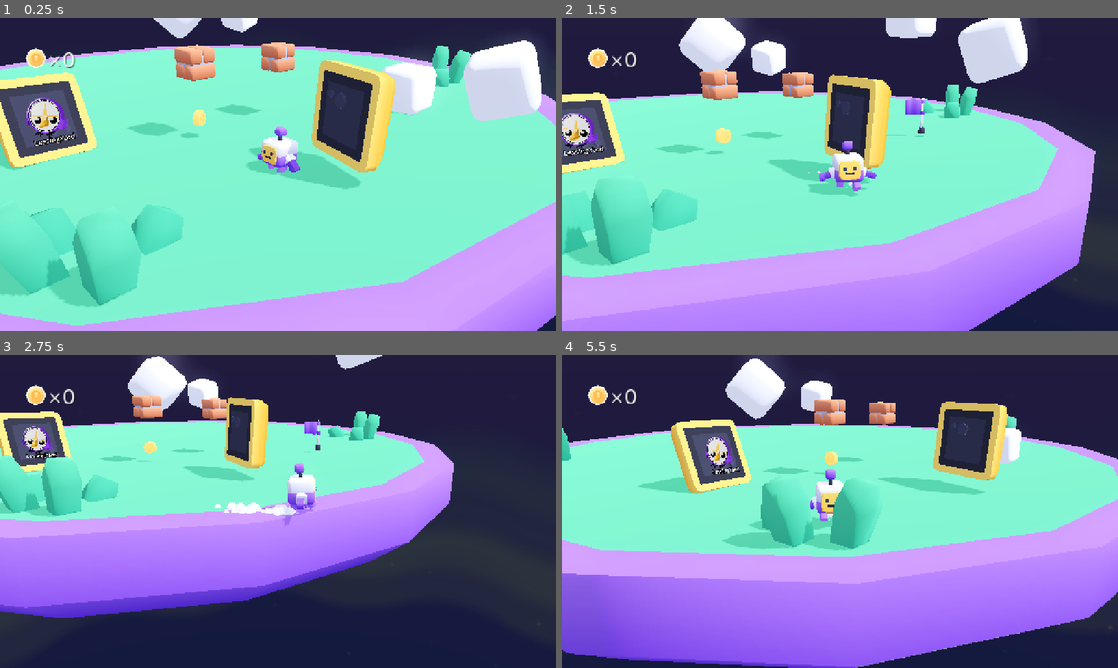
Above: before the commit, frames 1-4 (two rows, left to right).
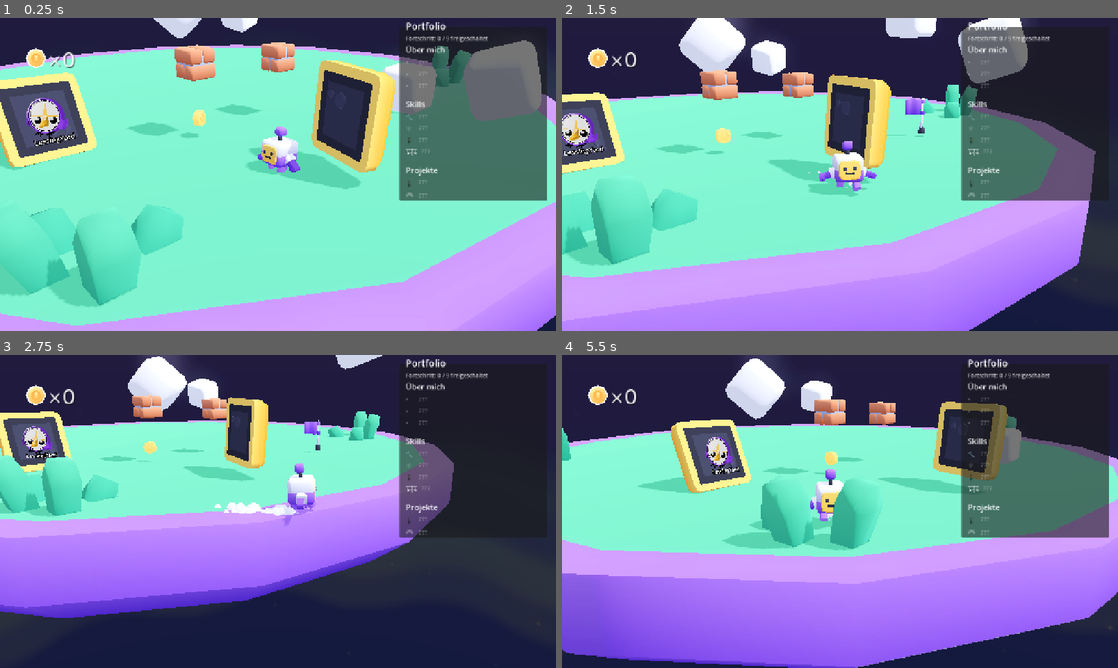
Above: after the commit, the same moments.

Repository: PietB0X/godot_portfolio
Game: Godot game, scene res://scenes/main.tscn
The game is run twice, just before and just after one commit, with the same random seed, the same clock (stepped at 60 frames per second) and the same inputs.
Inputs:
- Up to frame 1 (0.25 s): no input
- Up to frame 2 (1.5 s): tap Enter (ui_accept) at 0.5 s; hold D (move_right) 0.53-1.28 s; tap Down (camera_down) at 0.6 s; tap Space (jump) at 0.77 s; hold S (move_back) from 1.28 s (still down); tap Left (camera_left) at 1.35 s
- Up to frame 3 (2.75 s): tap Space (jump) at 1.52 s; release S (move_back) at 2.03 s; hold D (move_right) from 2.03 s (still down); tap Right (camera_right) at 2.1 s
- Up to frame 4 (5.5 s): release D (move_right) at 2.78 s; hold W (move_forward) 2.78-3.53 s; tap Up (camera_up) at 2.85 s; tap Space (jump) at 3.02, 3.77, 4.52 s; hold E (interact) 3.53-4.28 s; hold A (move_left) 3.53-5.03 s; tap Down (camera_down) at 4.35 s; hold S (move_back) from 5.03 s (still down); tap Left (camera_left) at 5.1 s

The runs differ from the first frame. In frame 1, 14% of the frame differs, in the area x 71-99%, y 1-59%; in frame 2, 8.7%; in frame 3, 3.0%; in frame 4, 9.2%.

Commit message:
feat: add HUD portfolio overview synced with unlocks
Adds a right-side portfolio overview listing chapters and locked entries, updating automatically when PortfolioManager unlocks content.

Diff:
--- a/scenes/main.tscn
+++ b/scenes/main.tscn
@@ -15,6 +15,7 @@
 [ext_resource type="PackedScene" uid="uid://bkw63lfxsc1v1" path="res://ui/interaction_indicator.tscn" id="14_jbj1t"]
 [ext_resource type="PackedScene" path="res://objects/skill_block.tscn" id="14_skill_block"]
 [ext_resource type="PackedScene" uid="uid://djautnry5mwls" path="res://objects/project_board.tscn" id="15_jkv2x"]
+[ext_resource type="PackedScene" path="res://ui/portfolio_overview.tscn" id="16_portfolio_overview"]
 [ext_resource type="FontFile" uid="uid://n7netfj3hil8" path="res://fonts/Nunito-Regular.ttf" id="17_nunito"]
 
 [sub_resource type="LabelSettings" id="LabelSettings_38ys3"]
@@ -139,6 +140,8 @@
 offset_right = 250.0
 offset_bottom = -40.0
 
+[node name="PortfolioOverview" parent="HUD" instance=ExtResource("16_portfolio_overview")]
+
 [node name="platform" parent="." instance=ExtResource("14_a8y0u")]
 transform = Transform3D(0.9624126, -0.27054986, -0.023765223, 0, 0.087503515, -0.9961642, 0.27159163, 0.958721, 0.084214486, 1.2859049, 1.7071977, -1.2307503)
 
--- /dev/null
+++ b/ui/portfolio_overview.gd
@@ -0,0 +1,117 @@
+extends Control
+
+## Portfolio Overview (HUD)
+## Shows all chapters + entries, locked until unlocked via PortfolioManager.
+
+@export var show_icons: bool = true
+
+@onready var list_container: VBoxContainer = $Panel/Margin/VBox/List
+@onready var stats_label: Label = $Panel/Margin/VBox/Stats
+
+const CHAPTER_ORDER: Array[String] = ["about", "skill", "project"]
+const CHAPTER_TITLES := {
+	"about": "Über mich",
+	"skill": "Skills",
+	"project": "Projekte",
+}
+
+var _rows_by_id: Dictionary = {} # content_id -> {icon: Label, title: Label}
+
+func _ready() -> void:
+	mouse_filter = Control.MOUSE_FILTER_IGNORE
+	_build_list()
+	_refresh()
+	PortfolioManager.content_updated.connect(_refresh)
+	PortfolioManager.content_unlocked.connect(_on_content_unlocked)
+
+func _on_content_unlocked(_content_id: String) -> void:
+	# The detailed refresh is cheap here, keeps it robust.
+	_refresh()
+
+func _build_list() -> void:
+	_rows_by_id.clear()
+	for child in list_container.get_children():
+		child.queue_free()
+
+	var items_by_type: Dictionary = {}
+	for t in CHAPTER_ORDER:
+		items_by_type[t] = [] as Array[String]
+
+	for content_id in PortfolioManager.all_content.keys():
+		var id: String = str(content_id)
+		var data: Dictionary = PortfolioManager.get_content(id)
+		var t: String = str(data.get("type", ""))
+		if not items_by_type.has(t):
+			items_by_type[t] = [] as Array[String]
+		var arr: Array[String] = items_by_type[t]
+		arr.append(id)
+		items_by_type[t] = arr
+
+	for t in CHAPTER_ORDER:
+		_add_chapter(str(t), items_by_type.get(t, [] as Array[String]))
+
+func _add_chapter(t: String, ids: Array[String]) -> void:
+	if ids.is_empty():
+		return
+
+	ids.sort_custom(func(a: String, b: String) -> bool:
+		var ta: String = str(PortfolioManager.get_content(a).get("title", a))
+		var tb: String = str(PortfolioManager.get_content(b).get("title", b))
+		return ta.naturalnocasecmp_to(tb) < 0
+	)
+
+	var header := Label.new()
+	header.text = str(CHAPTER_TITLES.get(t, t.capitalize()))
+	header.add_theme_font_size_override("font_size", 18)
+	header.modulate = Color(1, 1, 1, 0.95)
+	list_container.add_child(header)
+
+	for id in ids:
+		var data: Dictionary = PortfolioManager.get_content(id)
+		var row := HBoxContainer.new()
+		row.add_theme_constant_override("separation", 8)
+
+		var icon := Label.new()
+		icon.text = str(data.get("icon", "•")) if show_icons else "•"
+		icon.add_theme_font_size_override("font_size", 16)
+		icon.custom_minimum_size = Vector2(22, 0)
+		row.add_child(icon)
+
+		var title := Label.new()
+		title.text = str(data.get("title", id))
+		title.add_theme_font_size_override("font_size", 14)
+		title.size_flags_horizontal = Control.SIZE_EXPAND_FILL
+		title.autowrap_mode = TextServer.AUTOWRAP_OFF
+		row.add_child(title)
+
+		list_container.add_child(row)
+		_rows_by_id[id] = {"icon": icon, "title": title}
+
+	# Spacer
+	var spacer := Control.new()
+	spacer.custom_minimum_size = Vector2(0, 10)
+	list_container.add_child(spacer)
+
+func _refresh() -> void:
+	var stats: Dictionary = PortfolioManager.get_progress_stats()
+	var unlocked: int = int(stats.get("unlocked", 0))
+	var total: int = int(stats.get("total", 0))
+	stats_label.text = "Fortschritt: %d / %d freigeschaltet" % [unlocked, total]
+
+	for content_id in _rows_by_id.keys():
+		var id: String = str(content_id)
+		var row: Dictionary = _rows_by_id[id]
+		var icon: Label = row["icon"]
+		var title: Label = row["title"]
+
+		var data: Dictionary = PortfolioManager.get_content(id)
+		var is_unlocked: bool = PortfolioManager.is_content_unlocked(id)
+
+		if is_unlocked:
+			title.text = str(data.get("title", id))
+			title.modulate = Color(1, 1, 1, 0.95)
+			icon.modulate = Color(1, 1, 1, 0.95)
+		else:
+			title.text = "???"
+			title.modulate = Color(1, 1, 1, 0.35)
+			icon.modulate = Color(1, 1, 1, 0.35)
--- /dev/null
+++ b/ui/portfolio_overview.tscn
@@ -0,0 +1,57 @@
+[gd_scene load_steps=2 format=3 uid="uid://portfolio_overview_001"]
+
+[ext_resource type="Script" path="res://ui/portfolio_overview.gd" id="1_portfolio_overview"]
+
+[node name="PortfolioOverview" type="Control"]
+anchors_preset = 2
+anchor_left = 1.0
+anchor_top = 0.0
+anchor_right = 1.0
+anchor_bottom = 0.0
+offset_left = -360.0
+offset_top = 20.0
+offset_right = -20.0
+offset_bottom = 420.0
+grow_horizontal = 0
+grow_vertical = 0
+mouse_filter = 2
+script = ExtResource("1_portfolio_overview")
+
+[node name="Panel" type="Panel" parent="."]
+anchors_preset = 15
+anchor_right = 1.0
+anchor_bottom = 1.0
+grow_horizontal = 2
+grow_vertical = 2
+
+[node name="Margin" type="MarginContainer" parent="Panel"]
+anchors_preset = 15
+anchor_right = 1.0
+anchor_bottom = 1.0
+grow_horizontal = 2
+grow_vertical = 2
+theme_override_constants/margin_left = 14
+theme_override_constants/margin_top = 12
+theme_override_constants/margin_right = 14
+theme_override_constants/margin_bottom = 12
+
+[node name="VBox" type="VBoxContainer" parent="Panel/Margin"]
+anchors_preset = 15
+anchor_right = 1.0
+anchor_bottom = 1.0
+grow_horizontal = 2
+grow_vertical = 2
+
+[node name="Header" type="Label" parent="Panel/Margin/VBox"]
+text = "Portfolio"
+horizontal_alignment = 0
+theme_override_font_sizes/font_size = 22
+
+[node name="Stats" type="Label" parent="Panel/Margin/VBox"]
+text = "Fortschritt: 0 / 0 freigeschaltet"
+theme_override_font_sizes/font_size = 13
+modulate = Color(1, 1, 1, 0.7)
+
+[node name="List" type="VBoxContainer" parent="Panel/Margin/VBox"]
+size_flags_vertical = 3
+theme_override_constants/separation = 4
Not shown, added: ui/portfolio_overview.gd.uid
